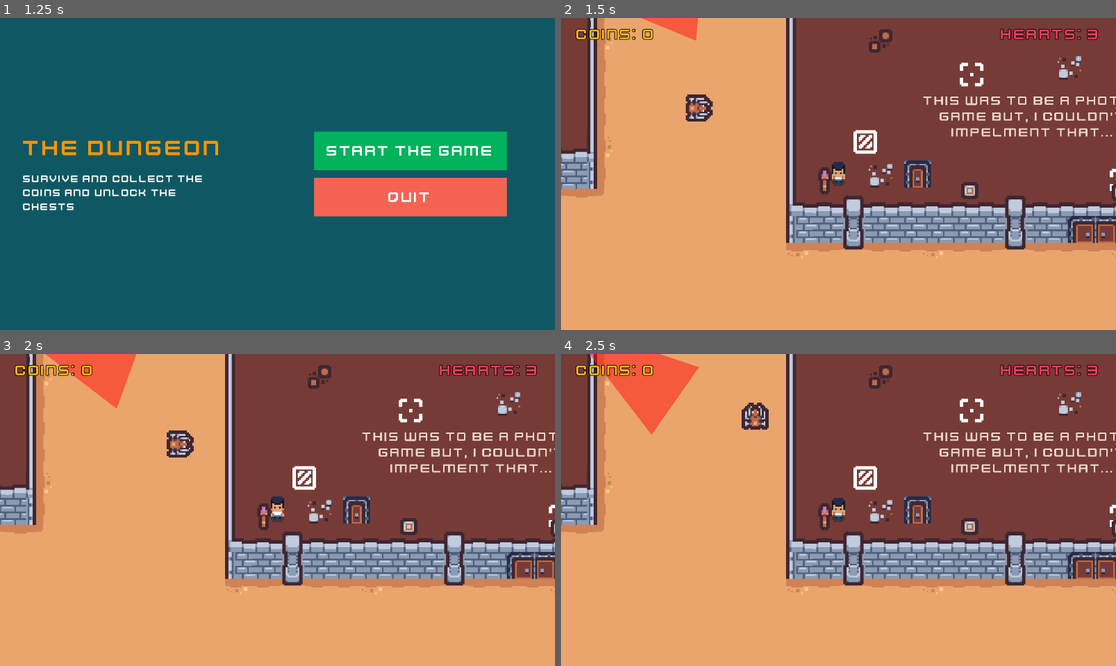
Above: before the commit, frames 1-4 (two rows, left to right).
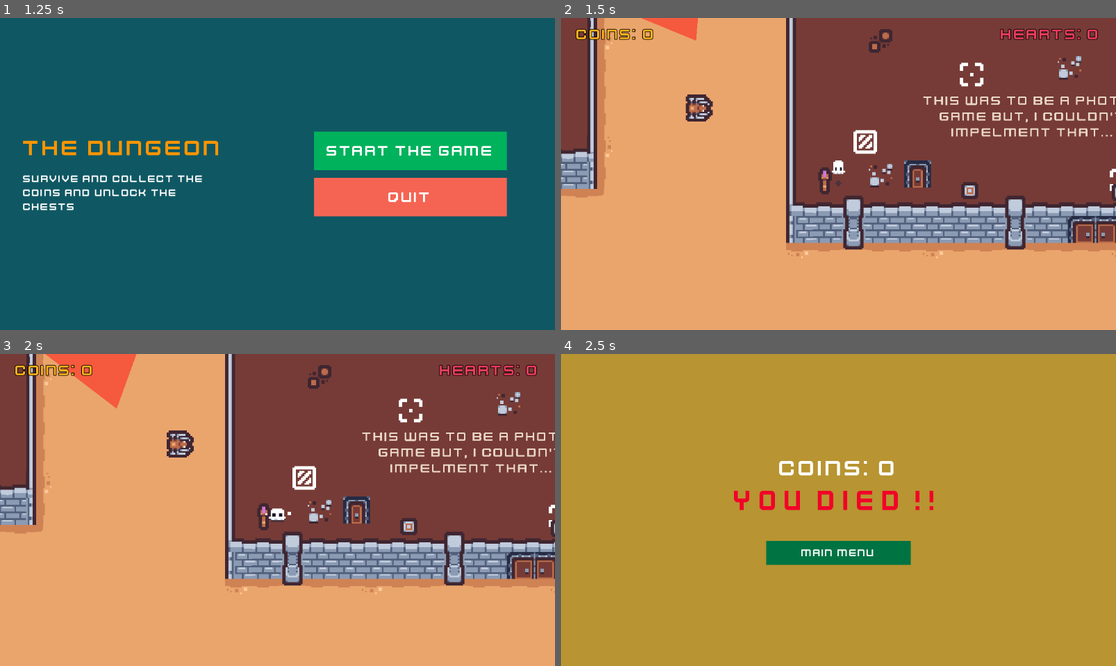
Above: after the commit, the same moments.

Repository: ki8yk8/game-dev-resolution
Game: Godot game, scene res://scenes/death_scene.tscn
Two runs of this game, one before a commit and one after it. Both use one fixed random seed, a clock stepped at 60 frames per second and the inputs below. This scene is started directly instead of the project's main scene.
Inputs (mouse positions are in pixels of both pictures, inside the frame that each line leads up to):
- Up to frame 1 (1.25 s): click "Main Menu" at 0.5 s
- Up to frame 2 (1.5 s): click "Start the Game" at 1.25 s
- Up to frame 3 (2 s): no input
- Up to frame 4 (2.5 s): tap Space (action) at 2, 2.1 s; move the mouse to (960, 494) at 2.02 s; hold D (right) from 2.03 s (still down); click (960, 494) at 2.17 s

Frame 1 is identical in both runs. In frame 2, 0.2% of the frame differs, in the area x 48-97%, y 3-54%; in frame 3, 0.2%; in frame 4, 100%, in the area x 0-100%, y 0-100%.

Commit message:
fix bug of not resetting the game

Diff:
--- a/scripts/death_scene.gd
+++ b/scripts/death_scene.gd
@@ -7,4 +7,6 @@
 	coinLabel.text = "Coins: "+str(GameManager.state.coins)
 
 func _on_button_pressed() -> void:
+	GameManager.state.coins = 0
+	GameManager.state.hearts = 0
 	get_tree().change_scene_to_file("res://scenes/main_menu.tscn")
